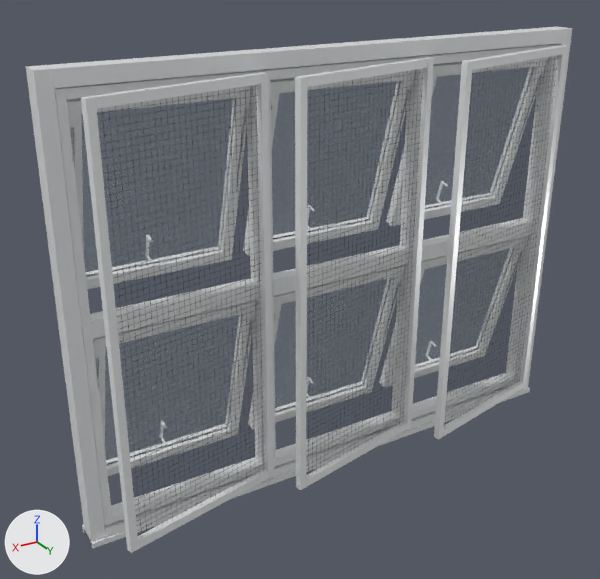
Before and after pictures for a commit that changed the glTF model backend/database/seeders/assets/models/white-six-panel-awning-window-with-screens-02.glb.
Both versions are drawn from a camera (50 mm lens) standing at (1.39, 2.07, 1.7) and looking at (0.12, -0.05, 0.64). Arrows for +X, +Y and +Z are at lower left; the lights stay in place. The first picture is the older version. Where no turn or scale is listed for an object, it has been applied to the vertices.

Names of what the first picture shows: 'Screen leaf 0 / Insect screen mesh', 'Screen leaf 0 / Insect screen surround', 'Screen leaf 1 / Insect screen mesh', 'Screen leaf 1 / Insect screen surround', 'Screen leaf 2 / Insect screen mesh', 'Screen leaf 2 / Insect screen surround', 'Window / Awning leaf glass', 'Window / Awning leaf sash', 'Window / Awning opening', 'Window / Outer jamb', 'Window / Sill extrusion' and 3 more.
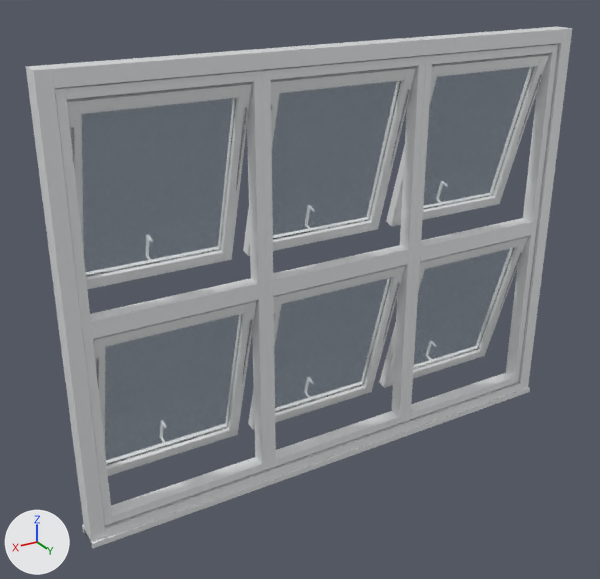
Pixel boxes [x1, y1, x2, y2] of what changed, in the pictures (600 x 579 px):
'Screen leaf 2 / Insect screen surround', deleted
    before: [81, 72, 274, 553]
'Screen leaf 1 / Insect screen surround', deleted
    before: [295, 57, 434, 490]
'Screen leaf 0 / Insect screen surround', deleted
    before: [434, 45, 568, 439]
'Screen leaf 2 / Insect screen mesh', deleted
    before: [97, 85, 266, 536]
'Screen leaf 1 / Insect screen mesh', deleted
    before: [306, 70, 423, 476]
'Screen leaf 0 / Insect screen mesh', deleted
    before: [445, 58, 559, 424]

Patch to the scene script:
```diff
--- a/backend/database/seeders/assets/models/white-six-panel-awning-window-with-screens-02.glb.py
+++ b/backend/database/seeders/assets/models/white-six-panel-awning-window-with-screens-02.glb.py
@@ ob_screen_leaf_0___insect_screen_surround @@
-ob_screen_leaf_0___insect_screen_surround = bpy.data.objects.new('Screen leaf 0 / Insect screen surround', me_screen_leaf_0___insect_screen_surround)
-ob_screen_leaf_0___insect_screen_surround.location = (0.0, 0.0, 0.0)
@@ ob_screen_leaf_0___insect_screen_mesh @@
-ob_screen_leaf_0___insect_screen_mesh = bpy.data.objects.new('Screen leaf 0 / Insect screen mesh', me_screen_leaf_0___insect_screen_mesh)
-ob_screen_leaf_0___insect_screen_mesh.location = (0.0, 0.0, 0.0)
@@ ob_screen_leaf_1___insect_screen_surround @@
-ob_screen_leaf_1___insect_screen_surround = bpy.data.objects.new('Screen leaf 1 / Insect screen surround', me_screen_leaf_1___insect_screen_surround)
-ob_screen_leaf_1___insect_screen_surround.location = (0.0, 0.0, 0.0)
@@ ob_screen_leaf_1___insect_screen_mesh @@
-ob_screen_leaf_1___insect_screen_mesh = bpy.data.objects.new('Screen leaf 1 / Insect screen mesh', me_screen_leaf_1___insect_screen_mesh)
-ob_screen_leaf_1___insect_screen_mesh.location = (0.0, 0.0, 0.0)
@@ ob_screen_leaf_2___insect_screen_surround @@
-ob_screen_leaf_2___insect_screen_surround = bpy.data.objects.new('Screen leaf 2 / Insect screen surround', me_screen_leaf_2___insect_screen_surround)
-ob_screen_leaf_2___insect_screen_surround.location = (0.0, 0.0, 0.0)
@@ ob_screen_leaf_2___insect_screen_mesh @@
-ob_screen_leaf_2___insect_screen_mesh = bpy.data.objects.new('Screen leaf 2 / Insect screen mesh', me_screen_leaf_2___insect_screen_mesh)
-ob_screen_leaf_2___insect_screen_mesh.location = (0.0, 0.0, 0.0)
```
